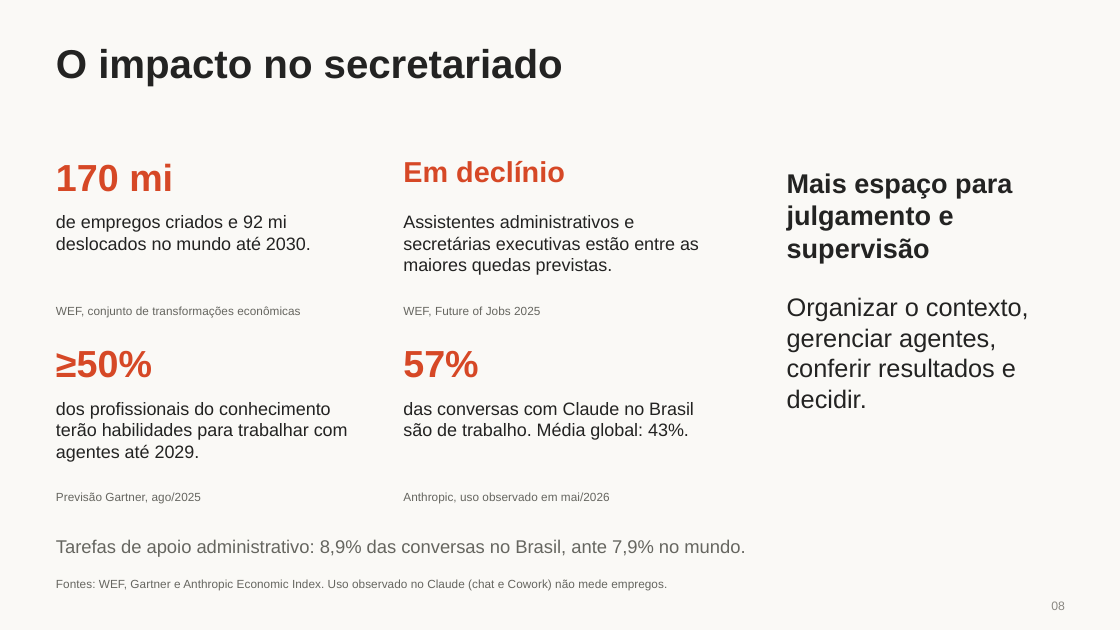
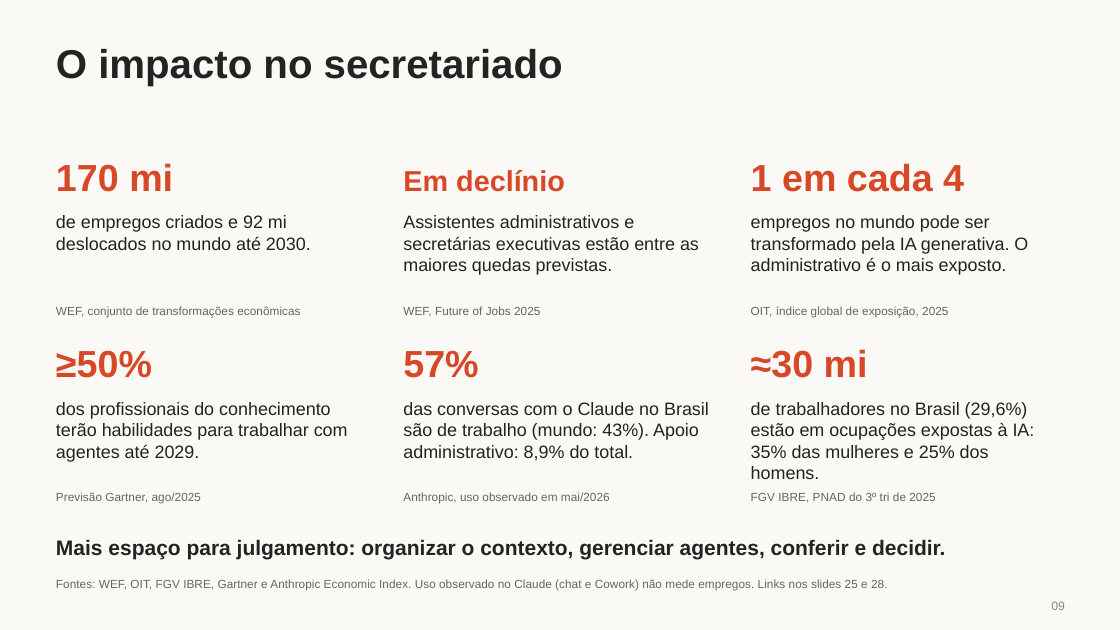
Before and after one commit to LawrenceTeixeira/Secretariado, a slide deck: slide 9 of Lawrence Teixeira - Agentes de IA.pptx (slide 8 before the commit). Drawn at 1120x630 pixels with LibreOffice and Linux fonts; fonts in the diff are those of the drawing. Boxes give left, top, right and bottom in pixels: in the first picture for what was removed or moved away, otherwise in the second. Text is boxed around its words. In the diff, an @@ line names an element or a change of style, - is before the commit and + after.

```diff
--- a/Lawrence Teixeira - Agentes de IA.pptx
+++ b/Lawrence Teixeira - Agentes de IA.pptx
@@ text "Em declínio": place and size @@
-text "Em declínio" at [403, 161, 565, 183]
+text "Em declínio" at [403, 170, 565, 192]
@@ text added at [751, 163, 964, 192], 32.2 pt, text #D64826, bold @@
+1 em cada 4
@@ text removed at [787, 173, 1012, 263] @@
-Mais espaço para
-julgamento e supervisão
@@ text added at [751, 215, 1028, 275], 15.4 pt, text #232322 @@
+empregos no mundo pode ser transformado pela IA generativa. O administrativo é o mais exposto.
@@ text removed at [787, 297, 1029, 409] @@
-Organizar o contexto, gerenciar agentes, conferir resultados e decidir.
@@ text added at [751, 306, 948, 318], 10.1 pt, text #666660 @@
+OIT, índice global de exposição, 2025
@@ text added at [751, 349, 868, 378], 32.2 pt, text #D64826, bold @@
+≈30 mi
@@ text at [403, 402, 709, 461]: text changed @@
-das conversas com Claude no Brasil são de trabalho. Média global: 43%.
+das conversas com o Claude no Brasil são de trabalho (mundo: 43%). Apoio administrativo: 8,9% do total.
@@ text added at [751, 402, 1035, 479], 15.4 pt, text #232322 @@
+de trabalhadores no Brasil (29,6%) estão em ocupações expostas à IA: 35% das mulheres e 25% dos homens.
@@ text added at [751, 492, 935, 503], 10.1 pt, text #666660 @@
+FGV IBRE, PNAD do 3º tri de 2025
@@ text at [56, 539, 945, 560]: text changed; size 15.8 to 18 pt; text colour #666660 to #232322; bold on @@
-Tarefas de apoio administrativo: 8,9% das conversas no Brasil, ante 7,9% no mundo.
+Mais espaço para julgamento: organizar o contexto, gerenciar agentes, conferir e decidir.
@@ text at [56, 579, 887, 591]: text changed @@
-Fontes: WEF, Gartner e Anthropic Economic Index. Uso observado no Claude (chat e Cowork) não mede empregos.
+Fontes: WEF, OIT, FGV IBRE, Gartner e Anthropic Economic Index. Uso observado no Claude (chat e Cowork) não mede empregos. Links nos slides 25 e 28.
```
Also in this commit, not shown: 15 other slides changed, 2 slides added, 11 other files.
